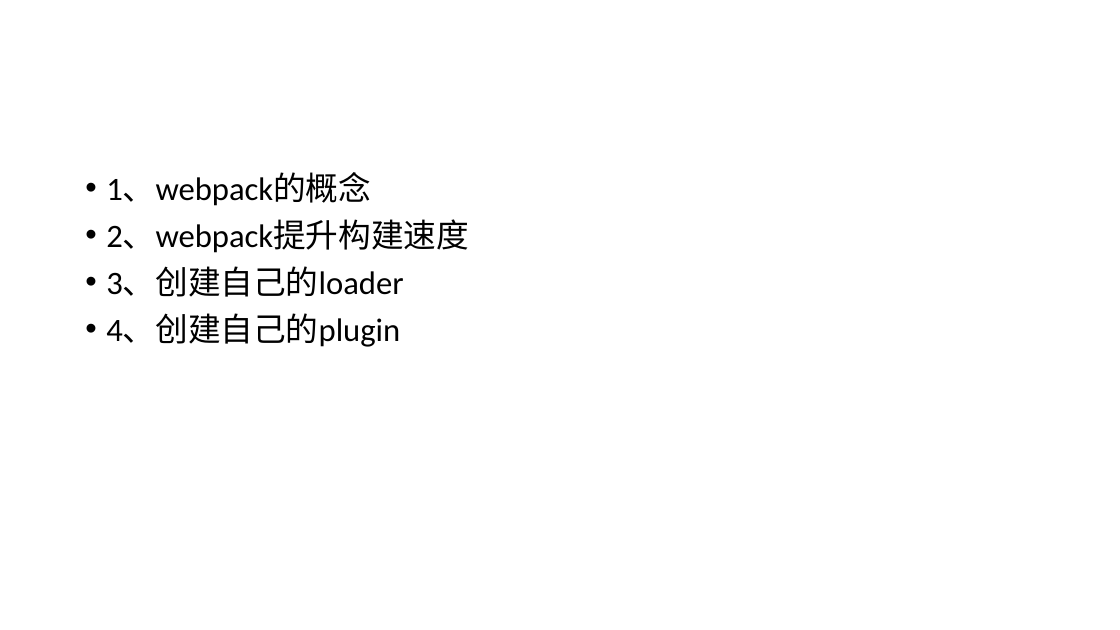
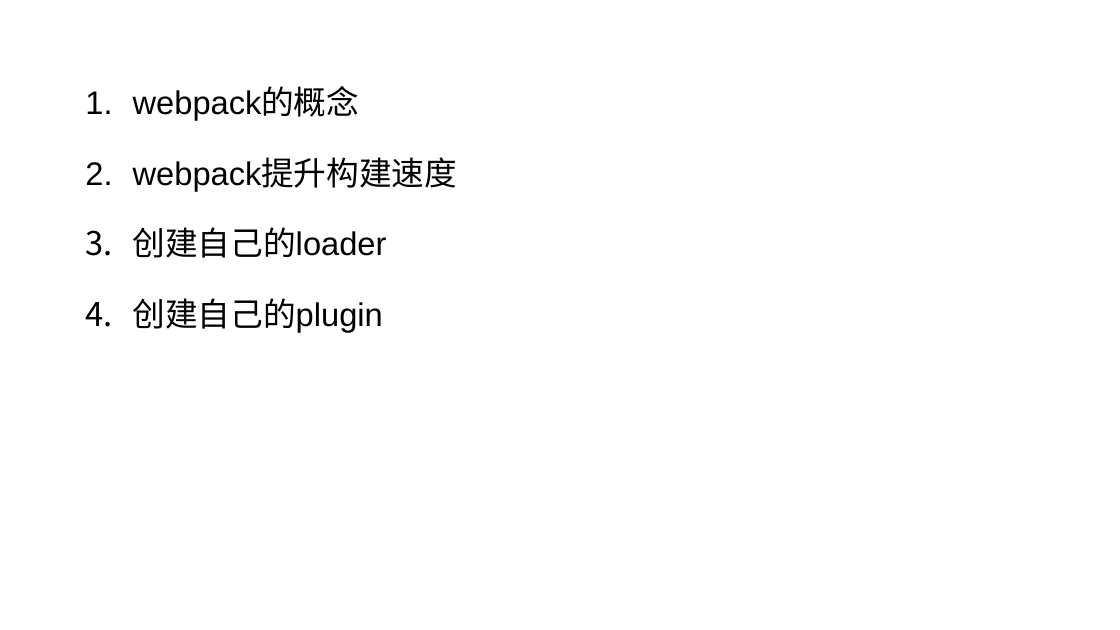
Before and after one commit to SmartWuJun/Demo, a slide deck: slide 2 of webpack.pptx. Drawn at 1120x630 pixels with LibreOffice and Linux fonts; fonts in the diff are those of the drawing. Boxes give left, top, right and bottom in pixels: in the first picture for what was removed or moved away, otherwise in the second. Text is boxed around its words. In the diff, an @@ line names an element or a change of style, - is before the commit and + after.

```diff
--- a/webpack.pptx
+++ b/webpack.pptx
@@ text at [133, 88, 457, 333]: text changed; font Calibri to Arial @@
-• 1、webpack的概念
-• 2、webpack提升构建速度
-• 3、创建自己的loader
-• 4、创建自己的plugin
+1. webpack的概念
+2. webpack提升构建速度
+3. 创建自己的loader
+4. 创建自己的plugin
```
Also in this commit, not shown: 9 other slides changed, 6 slides added, 2 slides removed, 7 other files.
